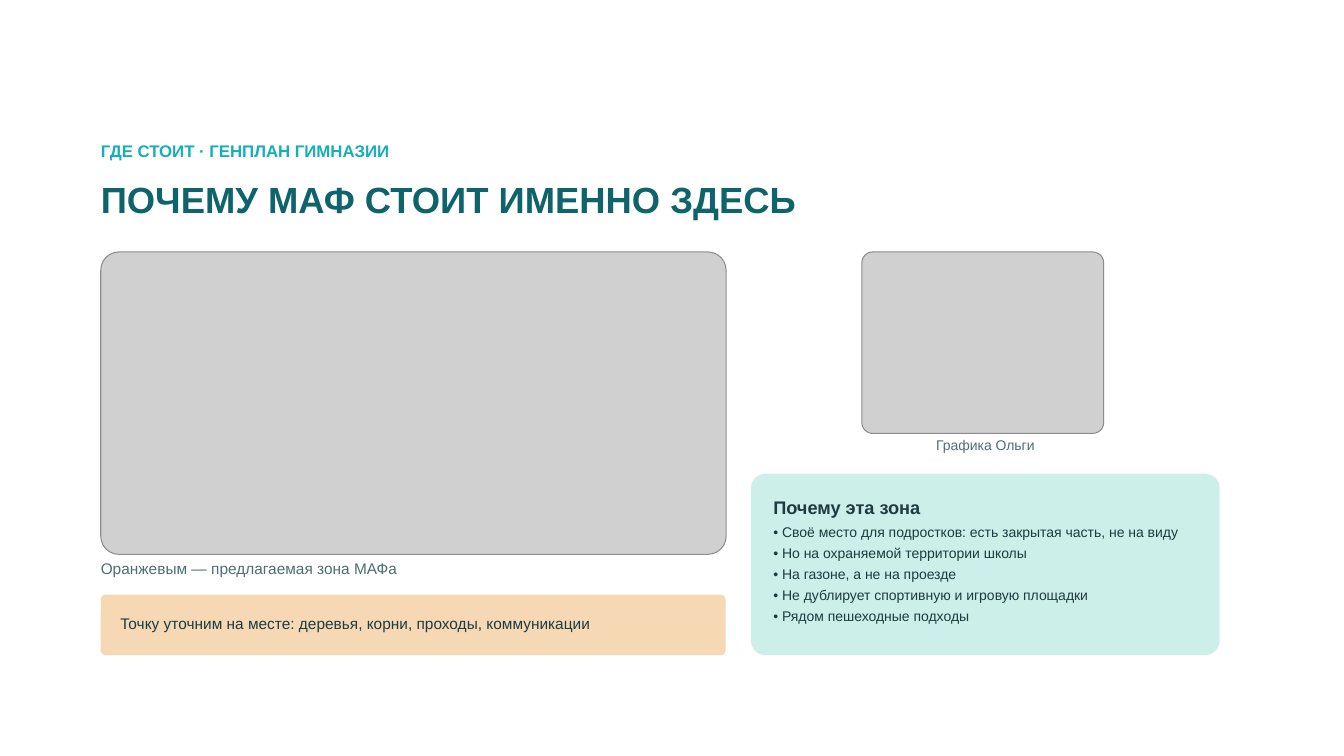
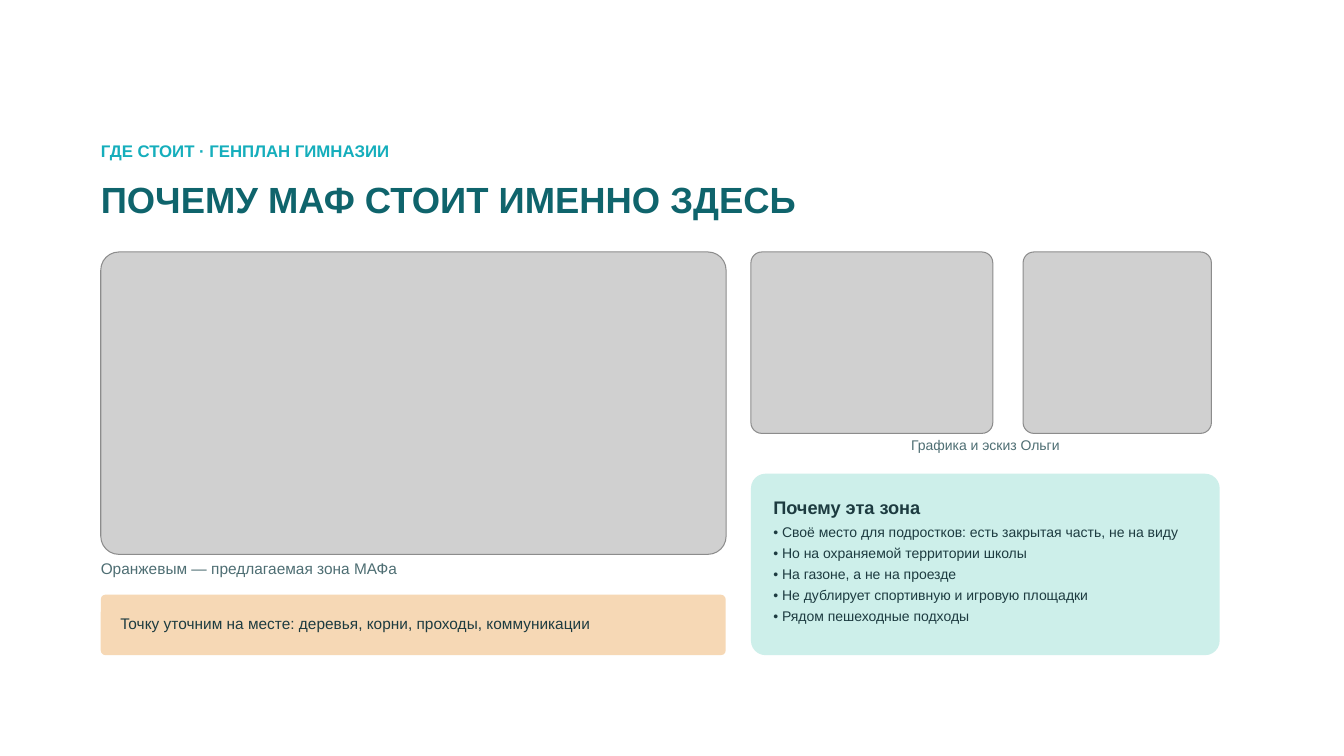
Before and after one commit to bnhogpad228/school-app, a slide deck: slide 13 of presentation/shkolny-dvor-SK-sreda.pptx. Drawn at 1344x756 pixels with LibreOffice and Linux fonts; fonts in the diff are those of the drawing; grey boxes stand for pictures; background and template pictures are left out. Boxes give left, top, right and bottom in pixels: in the first picture for what was removed or moved away, otherwise in the second. Text is boxed around its words. In the diff, an @@ line names an element or a change of style, - is before the commit and + after.

```diff
--- a/presentation/shkolny-dvor-SK-sreda.pptx
+++ b/presentation/shkolny-dvor-SK-sreda.pptx
@@ picture: place and size @@
-picture at <box>862,252,1104,434</box>
+picture at <box>751,252,993,434</box>
@@ picture added at <box>1023,252,1212,434</box> @@
@@ text at <box>911,440,1060,453</box>: text changed @@
-Графика Ольги
+Графика и эскиз Ольги
```
